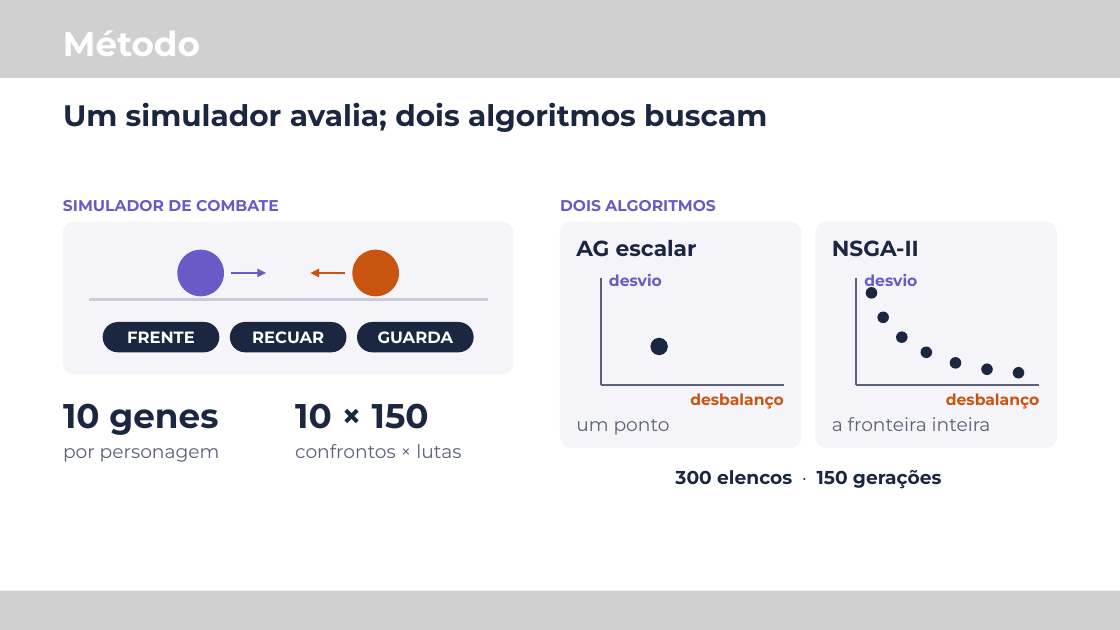
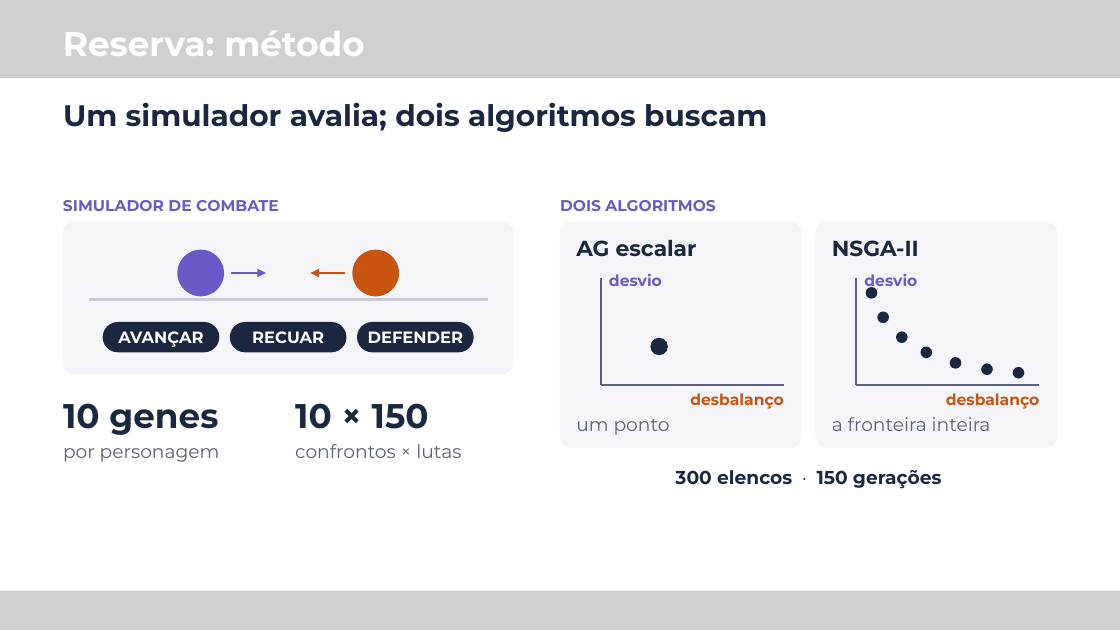
Before and after one commit to M-Gimenes/Simulation, a slide deck: slide 11 of overleaf/talk-latinoware-2026/slides.pptx (slide 4 before the commit). Drawn at 1120x630 pixels with LibreOffice and Linux fonts; fonts in the diff are those of the drawing; grey boxes stand for pictures. Boxes give left, top, right and bottom in pixels: in the first picture for what was removed or moved away, otherwise in the second. Text is boxed around its words. In the diff, an @@ line names an element or a change of style, - is before the commit and + after.

```diff
--- a/overleaf/talk-latinoware-2026/slides.pptx
+++ b/overleaf/talk-latinoware-2026/slides.pptx
@@ text at (63, 31, 364, 56): text changed @@
-Método
+Reserva: método
@@ text at (118, 331, 203, 347): text changed @@
-FRENTE
+AVANÇAR
@@ text at (368, 331, 463, 343): text changed @@
-GUARDA
+DEFENDER
```
Also in this commit, not shown: 6 other slides changed, 3 slides added, 1 slide removed, 2 other files.
